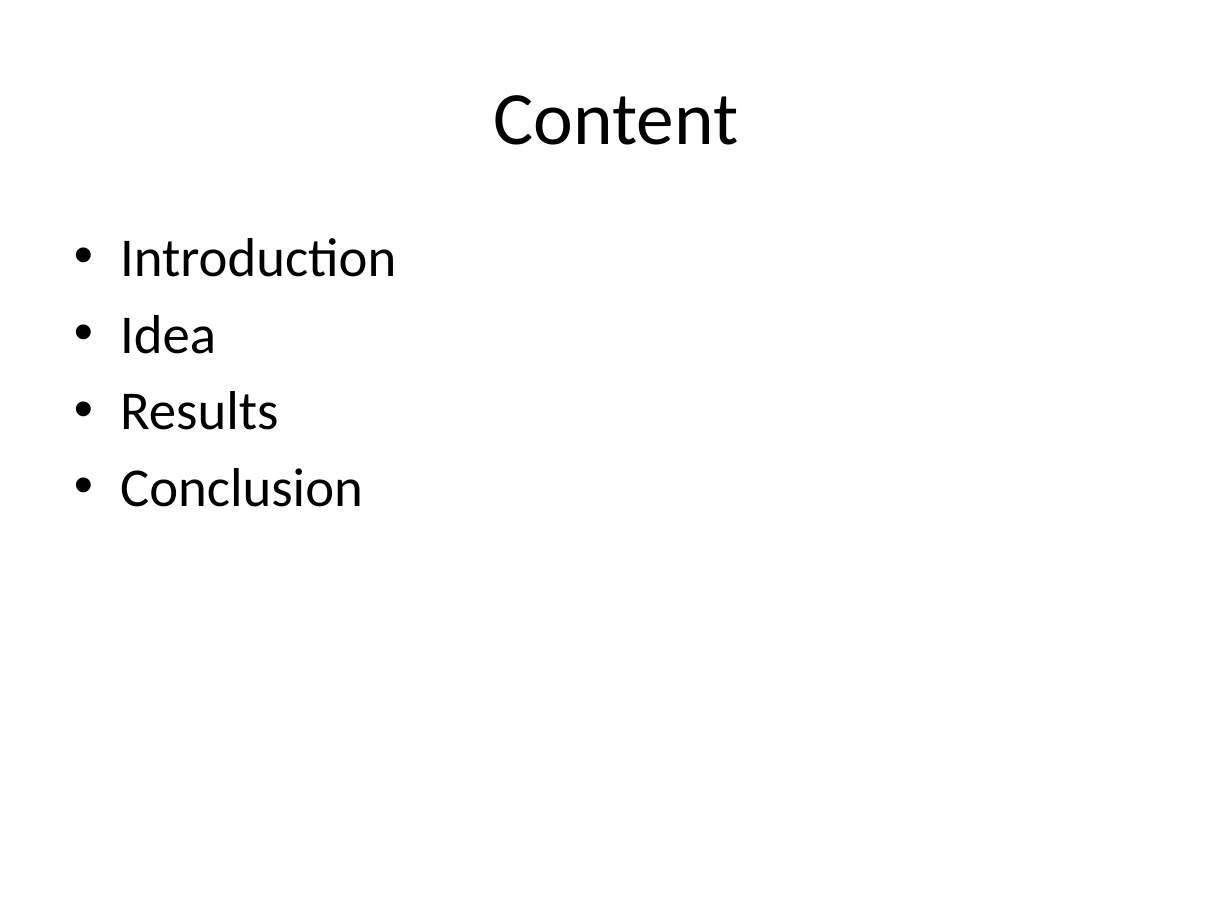
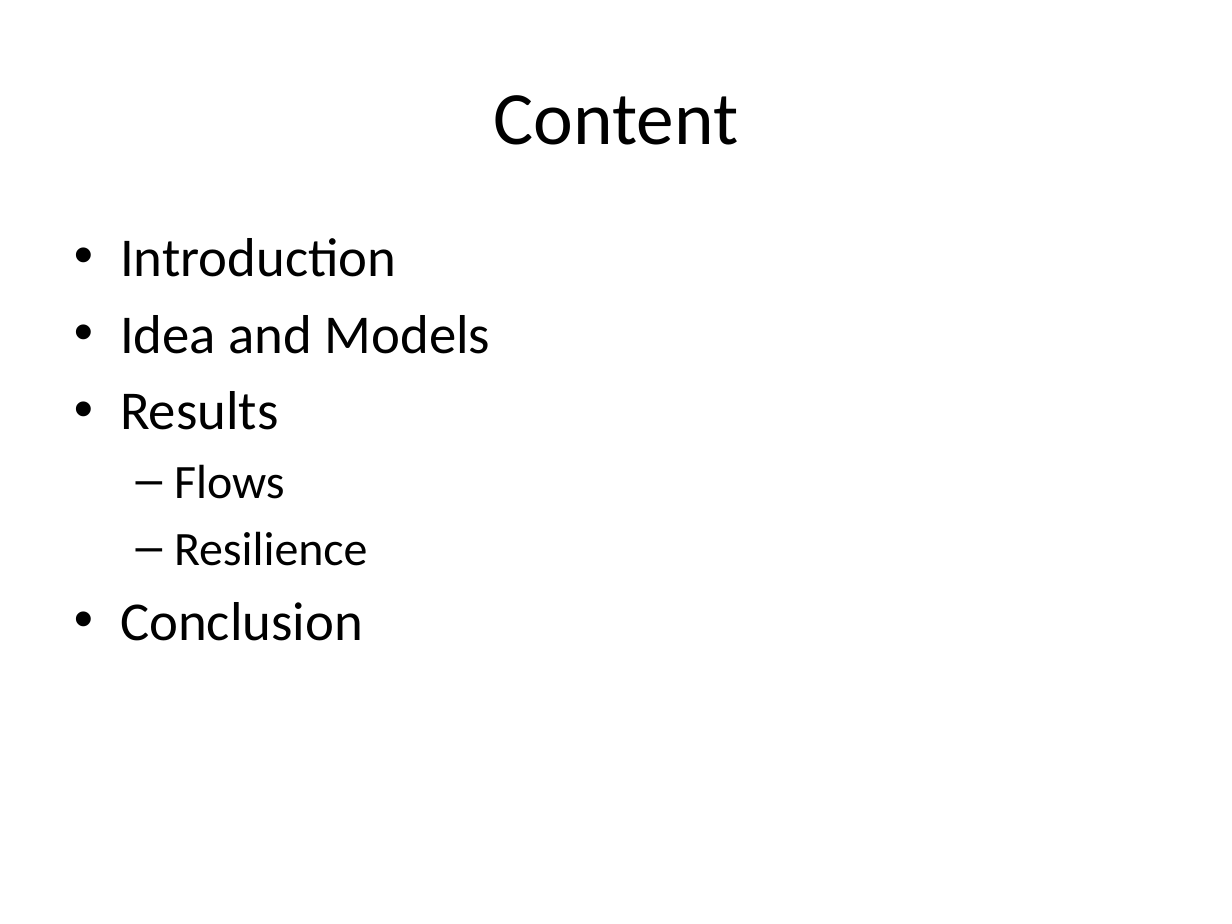
Before and after one commit to EleSwag/Elias-und-Mario, a slide deck: slide 2 of presentation/Test.pptx. Drawn at 1232x924 pixels with LibreOffice and Linux fonts; fonts in the diff are those of the drawing. Boxes give left, top, right and bottom in pixels: in the first picture for what was removed or moved away, otherwise in the second. Text is boxed around its words. In the diff, an @@ line names an element or a change of style, - is before the commit and + after.

```diff
--- a/presentation/Test.pptx
+++ b/presentation/Test.pptx
@@ text at box(120, 315, 491, 354): text changed @@
-• Idea
+• Idea and Models
@@ text at box(174, 464, 368, 566): paragraphs added @@
+  – Flows
+  – Resilience
```
Also in this commit, not shown: 1 other slide changed, 17 slides added, 2 slides removed, 1 other file.
